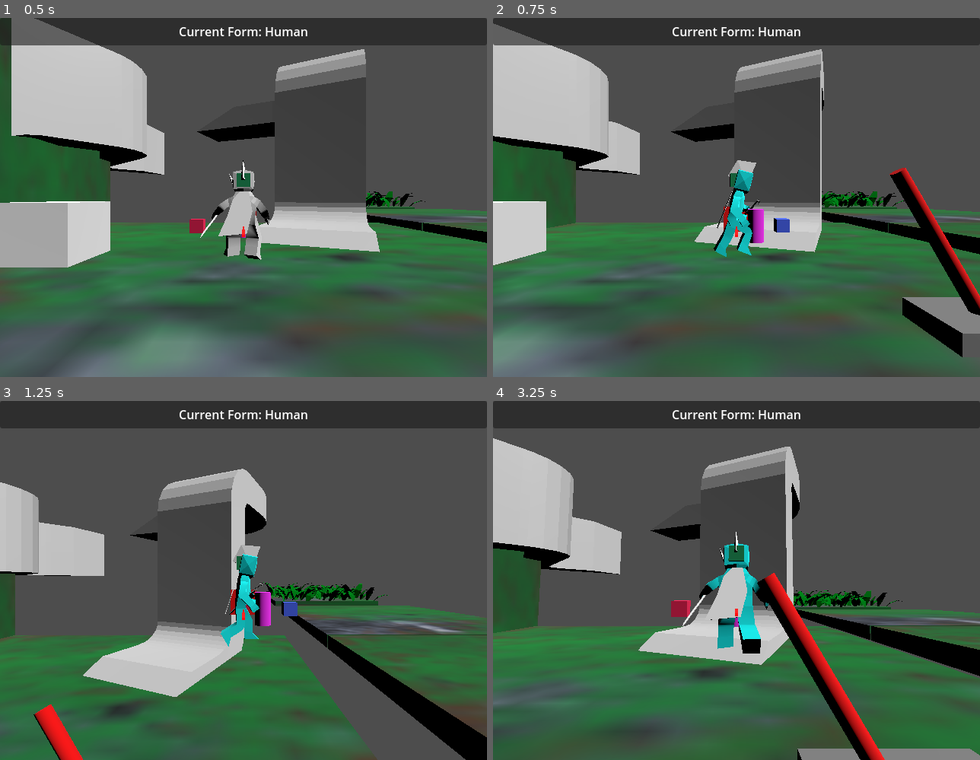
Above: before the commit, frames 1-4 (two rows, left to right).
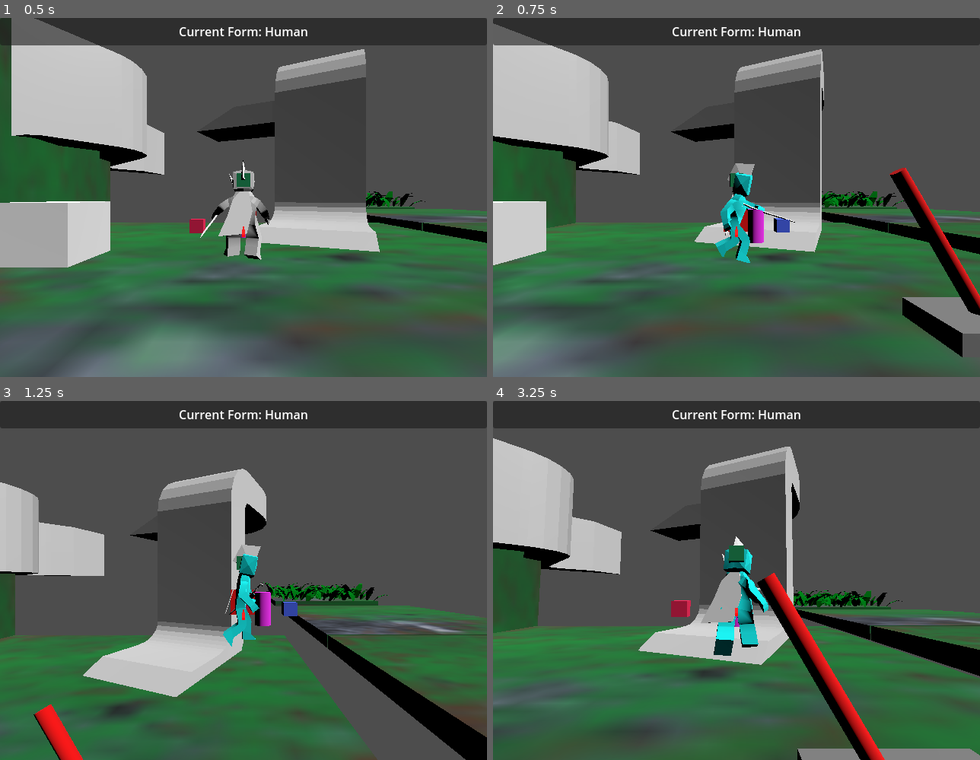
Above: after the commit, the same moments.

Repository: LettucePie/druid
Game: Godot game, scene res://playscenes/play_0.tscn
Two runs of this game, one before a commit and one after it. Both use one fixed random seed, a clock stepped at 60 frames per second and the inputs below.
Inputs (mouse positions are in pixels of both pictures, inside the frame that each line leads up to):
- Up to frame 1 (0.5 s): no input
- Up to frame 2 (0.75 s): tap Enter (ui_accept) at 0.5 s; move the mouse to (843, 179) at 0.52 s; hold D (move_right) from 0.53 s (still down); tap N (attack) at 0.6 s
- Up to frame 3 (1.25 s): keep holding D (move_right); tap Space (jump) at 0.77 s
- Up to frame 4 (3.25 s): move the mouse to (639, 598) at 1.27 s; release D (move_right) at 1.28 s; hold S (move_down) 1.28-2.03 s; right-click (639, 598) at 1.35 s; tap Space (jump) at 1.52, 3.02 s; tap N (attack) at 1.55, 2.1, 3.05 s; move the mouse to (785, 501) at 2.02 s; hold D (move_right) 2.03-2.78 s; move the mouse to (712, 652) at 2.77 s; hold W (move_up) from 2.78 s (still down); tap K (cam_down) at 2.85 s

Frame 1 is identical in both runs. In frame 2, 1.0% of the frame differs, in the area x 45-63%, y 39-69%; in frame 3, 0.2%; in frame 4, 2.3%, in the area x 38-57%, y 36-71%.

Commit message:
straigtened out attack chain procedure

Diff:
--- a/core/anim_handler.gd
+++ b/core/anim_handler.gd
@@ -21,13 +21,11 @@
 var form : Player.Form = Player.Form.HUMAN
 var current_tree : AnimationTree = human_tree
 var current_anim : AnimationPlayer = null
+var playback : AnimationNodeStateMachinePlayback = null
 var blends_stature : bool = true
 var movement_target : String = "parameters/movement/blend_position"
 var player_move : float = 0.0
 var mobile : bool = false
-var player_action : String = ""
-var performing : bool = false
-var override_anim : String = ""
 
 
 func _ready():
@@ -41,6 +39,7 @@
 	## Set Currents
 	current_tree = human_tree
 	current_anim = human_anim
+	playback = current_tree.get("parameters/playback")
 
 
 ## Creates lists of anim_trees and anim_players for iteration
@@ -61,7 +60,7 @@
 
 ## Connects all the animation start and end signals
 func connect_signals():
-	for a in anims:
+	for a in trees:
 		print(a)
 		if a.animation_started.is_connected(_on_animation_started) == false:
 			a.animation_started.connect(_on_animation_started)
@@ -94,7 +93,7 @@
 		current_anim = wolf_anim
 		blends_stature = false
 	current_tree.active = true
-
+	playback = current_tree.get("parameters/playback")
 
 
 ## Sets the movement value for the BlendSpace1D that flucuates between \
@@ -116,61 +115,21 @@
 	current_tree.set("parameters/blend_movement/blend_amount", int(value))
 
 
-## Attack Chain Stuff ?
-## Maybe use Process to capture attack progress?
-## Maybe leave it on player.gd
+## Attack Chain Stuff
+## Pushes commands to play the next attack in chain.
+## Auto Advance Expression does not work.
+## Keep managing hit frames and interrupts on player.gd and animation timelines.
+func start_attack(chain : int):
+	print("Starting Attack at chain : ", chain)
+	playback.start("attack_" + str(chain))
 
 
-## Signal Receiver: Animations that are started by the Animation Tree get \
-## passed to here. Goal is to mark them as the current player action, and \
-## set the performing state.
+## Signal Receiver
 func _on_animation_started(anim_name):
 	print("AnimationTree Started Animation: ", anim_name)
-#	print(anim_name, " is action: ", actions.has(anim_name), " | is movement: ", movements.has(anim_name))
-	start_action(anim_name)
 
 
-## extension of _on_animation_started that's extracted for flexible calling.
-func start_action(action_name : String):
-	print("AnimationTree Starting Animation Action: ", action_name)
-	player_action = action_name
-	set_performing(true)
 
-
-## Signal Receiver: Once player action animations are finished, clear the \
-## current player action, and updated the performing state.
+## Signal Receiver
 func _on_animation_finished(anim_name):
 	print("AnimationTree Finished Animation: ", anim_name)
-	if player_action == anim_name:
-		set_performing(false)
-		player_action = ""
-
-
-## Controls whether we are performing an action, and reflects that in the \
-## movement blending filter. If not performing action, we get the full    \
-## unfiltered movement animation.
-func set_performing(value : bool):
-	performing = value
-	if blends_stature:
-		current_tree.tree_root.get_node("blend_movement").filter_enabled = value
-
-
-####
-####
-####
-
-
-## Override function
-func force_play(animation : String):
-	if current_tree.active and current_anim.has_animation(animation):
-		override_anim = animation
-		current_tree.active = false
-		current_anim.play(animation)
-		start_action(animation)
-
-
-func _on_animation_player_animation_finished(anim_name):
-	if !current_tree.active and override_anim != "":
-		override_anim = ""
-		current_tree.active = true
-#		_on_animation_finished(anim_name)
--- a/core/player.gd
+++ b/core/player.gd
@@ -406,6 +406,7 @@
 	## by the detection hitbox. Then apply the hit for this attack, and \
 	## add them to the list of struck enemies to prevent double-proc.
 	if attack_active and attack_active_ebrake > 0:
+		print("Attack Active and Attack E-Brake > 0")
 		var proximity = []
 		proximity.append_array(enemies_close)
 		if attack_chain >= 3:
@@ -525,14 +526,15 @@
 			if attack_chain <= 0:
 				attack_chain = 1
 				attack_interrupt = false
-#				anim_tree.start_attack(attack_chain)
+				anim.start_attack(attack_chain)
 			elif attack_interrupt:
+				print("***Interrupting Attack!")
 				if attack_chain < 3:
 					attack_chain += 1
 				else:
 					attack_chain = 1
 				attack_interrupt = false
-#				anim_tree.start_attack(attack_chain)
+				anim.start_attack(attack_chain)
 
 	## Process Effects of actions after inputs assign the variables...
 	action_effects(delta)
--- a/core/player.tscn
+++ b/core/player.tscn
@@ -35,14 +35,47 @@
 _data = [Vector2(0, 0.0526315), 0.0, 0.0, 0, 0, Vector2(0.498339, 0.357895), 2.20412, 2.20412, 0, 0, Vector2(0.611296, 1), 0.0, 0.0, 0, 0, Vector2(1, 0.494737), 0.0, 0.0, 0, 0]
 point_count = 4
 
+[sub_resource type="AnimationNodeAnimation" id="AnimationNodeAnimation_e5xle"]
+animation = &"coded/attack_1_coded"
+
+[sub_resource type="AnimationNodeAnimation" id="AnimationNodeAnimation_tnfqu"]
+animation = &"coded/attack_2_coded"
+
+[sub_resource type="AnimationNodeAnimation" id="AnimationNodeAnimation_pb26x"]
+animation = &"coded/attack_3_coded"
+
 [sub_resource type="AnimationNodeStateMachineTransition" id="AnimationNodeStateMachineTransition_8ndn3"]
 advance_mode = 2
 
+[sub_resource type="AnimationNodeStateMachineTransition" id="AnimationNodeStateMachineTransition_i2sjk"]
+
+[sub_resource type="AnimationNodeStateMachineTransition" id="AnimationNodeStateMachineTransition_b26hx"]
+
+[sub_resource type="AnimationNodeStateMachineTransition" id="AnimationNodeStateMachineTransition_gjub2"]
+
+[sub_resource type="AnimationNodeStateMachineTransition" id="AnimationNodeStateMachineTransition_nb23k"]
+switch_mode = 2
+advance_mode = 2
+
+[sub_resource type="AnimationNodeStateMachineTransition" id="AnimationNodeStateMachineTransition_0gv4k"]
+switch_mode = 2
+advance_mode = 2
+
+[sub_resource type="AnimationNodeStateMachineTransition" id="AnimationNodeStateMachineTransition_p8mt0"]
+switch_mode = 2
+advance_mode = 2
+
 [sub_resource type="AnimationNodeStateMachine" id="AnimationNodeStateMachine_qojse"]
+states/attack_1/node = SubResource("AnimationNodeAnimation_e5xle")
+states/attack_1/position = Vector2(397, -11)
+states/attack_2/node = SubResource("AnimationNodeAnimation_tnfqu")
+states/attack_2/position = Vector2(532, -64)
+states/attack_3/node = SubResource("AnimationNodeAnimation_pb26x")
+states/attack_3/position = Vector2(667, -11)
 states/movement/node = ExtResource("3_3woer")
 states/movement/position = Vector2(532, 100)
-transitions = ["Start", "movement", SubResource("AnimationNodeStateMachineTransition_8ndn3")]
-graph_offset = Vector2(58, -36)
+transitions = ["Start", "movement", SubResource("AnimationNodeStateMachineTransition_8ndn3"), "movement", "attack_1", SubResource("AnimationNodeStateMachineTransition_i2sjk"), "attack_1", "attack_2", SubResource("AnimationNodeStateMachineTransition_b26hx"), "attack_2", "attack_3", SubResource("AnimationNodeStateMachineTransition_gjub2"), "attack_3", "movement", SubResource("AnimationNodeStateMachineTransition_nb23k"), "attack_2", "movement", SubResource("AnimationNodeStateMachineTransition_0gv4k"), "attack_1", "movement", SubResource("AnimationNodeStateMachineTransition_p8mt0")]
+graph_offset = Vector2(61, -100)
 
 [sub_resource type="AnimationNodeStateMachineTransition" id="AnimationNodeStateMachineTransition_17jpv"]
 advance_mode = 2
@@ -197,37 +230,37 @@
 transform = Transform3D(-0.312618, 0, -2.73299e-08, 0, 0.312618, 0, 2.73299e-08, 0, -0.312618, 0, 0.143265, 0)
 
 [node name="Skeleton3D" parent="human_node/human_model/human_armature" index="0"]
-bones/0/position = Vector3(0, -0.162936, -0.10598)
+bones/0/position = Vector3(0, -0.139057, -0.10598)
 bones/0/rotation = Quaternion(0.0914123, -0.00244562, -0.0016501, 0.995809)
-bones/1/rotation = Quaternion(-0.0154015, -0.00282599, 0.797855, 0.602646)
+bones/1/rotation = Quaternion(-0.00822359, 0.0282975, 0.7967, 0.603656)
 bones/2/rotation = Quaternion(0.0834039, -0.0313383, 0.324214, 0.941779)
 bones/3/rotation = Quaternion(0.317049, 0.0415371, 0.0138462, 0.947398)
-bones/5/rotation = Quaternion(0.00231516, -0.0138877, 0.00346089, 0.999895)
+bones/5/rotation = Quaternion(-0.0250155, -0.0138652, 0.00398076, 0.999583)
 bones/6/rotation = Quaternion(-0.0150778, -3.56578e-05, -0.000320333, 0.999886)
 bones/10/position = Vector3(-0.34512, -0.192523, -0.00858107)
-bones/10/rotation = Quaternion(-0.214639, 0.260134, 0.938821, 0.0698261)
-bones/11/rotation = Quaternion(-0.43613, 0.0012031, -0.00276564, 0.899879)
+bones/10/rotation = Quaternion(-0.216023, 0.240872, 0.943947, 0.0654201)
+bones/11/rotation = Quaternion(-0.385904, 0.00104892, -0.0028277, 0.922534)
 bones/12/rotation = Quaternion(-0.0599468, -0.00843683, -0.742144, 0.667501)
-bones/13/rotation = Quaternion(-0.0809946, -0.0160936, -0.281739, 0.955931)
+bones/13/rotation = Quaternion(-0.0844111, -0.0232602, -0.260079, 0.961609)
 bones/14/rotation = Quaternion(0.395912, -0.0344117, -0.113618, 0.910582)
 bones/17/position = Vector3(0.358753, -0.19082, -0.0116346)
-bones/17/rotation = Quaternion(0.0962348, 0.367965, 0.920654, -0.0879614)
-bones/18/rotation = Quaternion(-0.3009, -0.0946035, -0.016944, 0.9488)
+bones/17/rotation = Quaternion(0.099645, 0.331192, 0.934512, -0.0840786)
+bones/18/rotation = Quaternion(-0.244246, -0.0954401, -0.0113179, 0.964939)
 
 [node name="ear_a" parent="human_node/human_model/human_armature/Skeleton3D" index="0"]
-transform = Transform3D(0.999448, -0.00253311, -0.0331121, -0.00269215, 0.987625, -0.156813, 0.0330996, 0.156816, 0.987073, 0.000675779, 1.67481, 0.219711)
+transform = Transform3D(0.999448, -0.00253311, -0.0331121, -0.000879261, 0.994719, -0.102636, 0.0331973, 0.102609, 0.994168, 0.000675779, 1.70462, 0.176903)
 bone_idx = 7
 
 [node name="hair_a" parent="human_node/human_model/human_armature/Skeleton3D" index="1"]
-transform = Transform3D(0.999448, -0.00253311, -0.0331121, -0.00269215, 0.987625, -0.156813, 0.0330996, 0.156816, 0.987073, 0.00858762, 2.1032, 0.0156548)
+transform = Transform3D(0.999448, -0.00253311, -0.0331121, -0.000879261, 0.994719, -0.102636, 0.0331973, 0.102609, 0.994168, 0.00858762, 2.12121, -0.0502598)
 bone_idx = 8
 
 [node name="cape" parent="human_node/human_model/human_armature/Skeleton3D" index="2"]
-transform = Transform3D(0.999449, -0.0329398, 0.00416953, 0.0332003, 0.992962, -0.113688, -0.000395339, 0.113763, 0.993508, -0.0395435, 1.20045, -0.292198)
+transform = Transform3D(0.999449, -0.0329398, 0.00416953, 0.0331291, 0.997695, -0.0592232, -0.00220912, 0.0593288, 0.998236, -0.0395435, 1.20299, -0.308318)
 bone_idx = 9
 
 [node name="staff_a" parent="human_node/human_model/human_armature/Skeleton3D" index="3"]
-transform = Transform3D(0.429186, -0.284578, 0.857214, 0.841949, 0.469639, -0.265633, -0.326987, 0.835736, 0.441162, 1.36313, -0.0100426, 0.209755)
+transform = Transform3D(0.387006, -0.300539, 0.871724, 0.85989, 0.458939, -0.223527, -0.33289, 0.836093, 0.436043, 1.39949, 0.0465073, 0.207715)
 bone_idx = 16
 
 [node name="standin_floor" parent="human_node/human_model" index="1"]
Not shown: 1 places in core/player.tscn that only renumber resources
